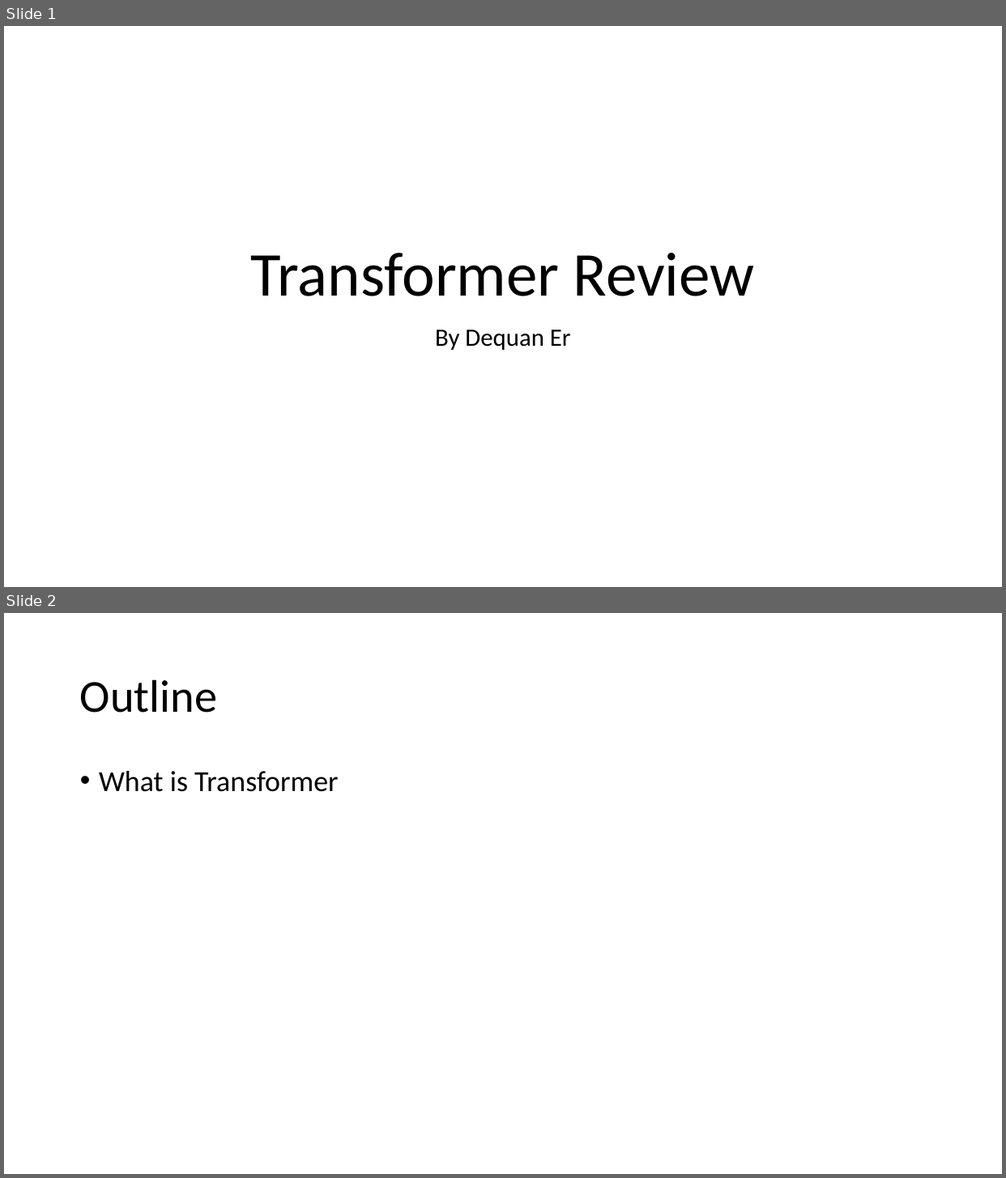
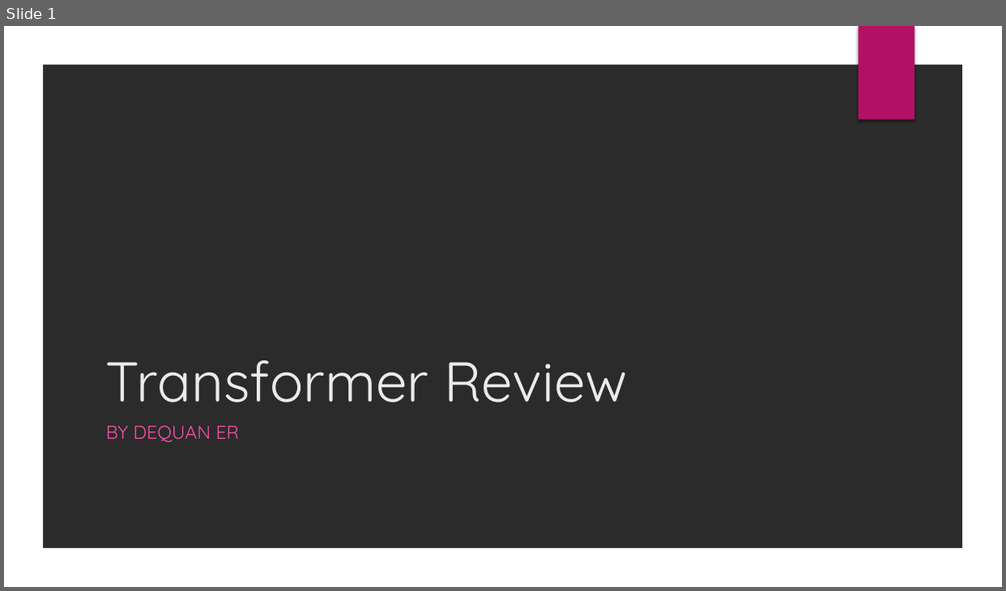
Before and after one commit to erdeq-upenn/code_public, a slide deck: slides/Transformer Review.pptx. Shown one above the other, each under a label of ours: slides 1 and 2 before the commit, slide 1 after it. The pictures are 1006x1178 and 1006x591 pixels, drawn with LibreOffice and Linux fonts; fonts in the diff are those of the drawing; background and template pictures are left out; a plain dark background stands for a picture behind light text. Boxes give left, top, right and bottom in pixels: in the first picture for what was removed or moved away, otherwise in the second. Text is boxed around its words. In the diff, an @@ line names an element or a change of style, - is before the commit and + after.

```diff
--- a/slides/Transformer Review.pptx
+++ b/slides/Transformer Review.pptx
@@ slide 2 removed at <box>4,613,1002,1174</box>, background #FFFFFF @@
@@ title removed at <box>80,679,217,713</box> @@
-Outline
@@ text removed at <box>99,771,338,792</box> @@
-• What is Transformer
@@ slide 1 changed as well @@
@@ background #FFFFFF to picture (left out) @@
@@ freeform shape added at <box>4,26,1002,587</box>, fill #FFFFFF @@
@@ rectangle added at <box>859,26,914,120</box>, fill #B31166 @@
@@ title "Transformer Review": place and size @@
-title "Transformer Review" at <box>251,253,755,297</box>
+title "Transformer Review" at <box>106,361,627,403</box>
@@ title "Transformer Review" at <box>106,361,627,403</box>: size 60 to 54 pt, font Calibri to Quicksand, text colour #000000 to #EBEBEB; alignment centre to left; line spacing 0.9 to 1 @@
@@ subtitle at <box>106,425,240,442</box>: text changed; size 24 to 18 pt; font Calibri to Quicksand; text colour #000000 to #EF53A5 @@
-By Dequan Er
+BY DEQUAN ER
```
Also in this commit, not shown: 4 other slides changed, 8 slides added, 1 other slide removed, 2 other files.
